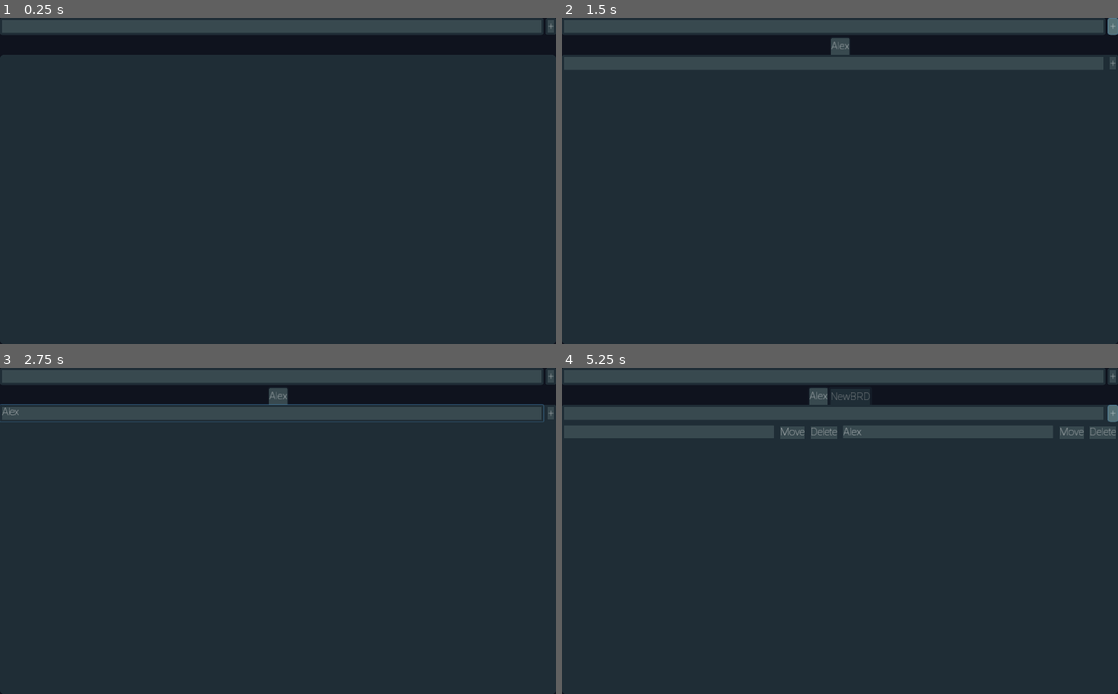
Above: before the commit, frames 1-4 (two rows, left to right).
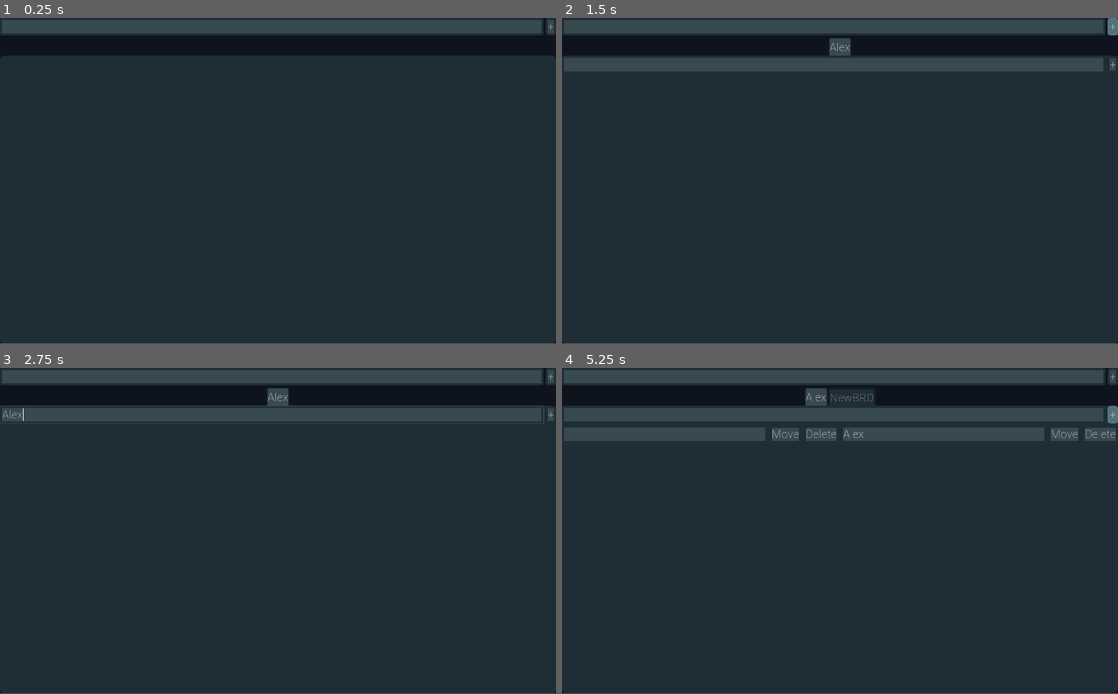
Above: after the commit, the same moments.

Repository: FunNoober/BRD-Sharp
Game: Godot game, scene res://assets/scenes/Main.tscn
Two runs of this game, one before a commit and one after it. Both use one fixed random seed, a clock stepped at 60 frames per second and the inputs below.
Inputs (mouse positions are in pixels of both pictures, inside the frame that each line leads up to):
- Up to frame 1 (0.25 s): no input
- Up to frame 2 (1.5 s): click (834, 27) at 0.52 s; type "Alex" at 0.6 s; click "+" at 1.25 s
- Up to frame 3 (2.75 s): click (272, 413) at 2.02 s; type "Alex" at 2.1 s
- Up to frame 4 (5.25 s): click "+" at 2.75 s; click "Move" at 3.5 s; click "+" at 4.25 s; click "+" at 5 s
In our replay, the window is 800x469 before the commit and 800x468 after it. These sizes can differ from the game's own. Grey fills any space a smaller window leaves; there, only what the larger window draws over its background counts as a difference.

The runs differ from the first frame. In frame 1, 0.2% of the frame differs, in the area x 0-100%, y 1-100%; in frame 2, 0.9%; in frame 3, 1.8%; in frame 4, 2.7%.

Commit message:
Update Readme and Added Scroll Rect to Done Column

Diff:
--- a/assets/prefabs/NewBRD.tscn
+++ b/assets/prefabs/NewBRD.tscn
@@ -17,21 +17,21 @@
 
 [node name="HBoxContainer" type="HBoxContainer" parent="VBoxContainer"]
 margin_right = 1024.0
-margin_bottom = 27.0
+margin_bottom = 32.0
 
 [node name="NewItemText" type="LineEdit" parent="VBoxContainer/HBoxContainer"]
-margin_right = 1003.0
-margin_bottom = 27.0
+margin_right = 1001.0
+margin_bottom = 32.0
 size_flags_horizontal = 3
 
 [node name="AddItemButton" type="Button" parent="VBoxContainer/HBoxContainer"]
-margin_left = 1007.0
+margin_left = 1005.0
 margin_right = 1024.0
-margin_bottom = 27.0
+margin_bottom = 32.0
 text = "+"
 
 [node name="Columns" type="HBoxContainer" parent="VBoxContainer"]
-margin_top = 31.0
+margin_top = 36.0
 margin_right = 1024.0
 margin_bottom = 600.0
 size_flags_horizontal = 3
@@ -39,21 +39,27 @@
 
 [node name="ToDoColumnScrollContainer" type="ScrollContainer" parent="VBoxContainer/Columns"]
 margin_right = 510.0
-margin_bottom = 569.0
+margin_bottom = 564.0
 size_flags_horizontal = 3
 size_flags_vertical = 3
 
 [node name="ToDoColumn" type="VBoxContainer" parent="VBoxContainer/Columns/ToDoColumnScrollContainer"]
 margin_right = 510.0
-margin_bottom = 569.0
+margin_bottom = 564.0
 rect_pivot_offset = Vector2( -454, 111 )
 size_flags_horizontal = 3
 size_flags_vertical = 3
 
-[node name="DoneColumn" type="VBoxContainer" parent="VBoxContainer/Columns"]
+[node name="DoneColumnScrollContainer" type="ScrollContainer" parent="VBoxContainer/Columns"]
 margin_left = 514.0
 margin_right = 1024.0
-margin_bottom = 569.0
+margin_bottom = 564.0
+size_flags_horizontal = 3
+size_flags_vertical = 3
+
+[node name="DoneColumn" type="VBoxContainer" parent="VBoxContainer/Columns/DoneColumnScrollContainer"]
+margin_right = 510.0
+margin_bottom = 564.0
 rect_pivot_offset = Vector2( -454, 111 )
 size_flags_horizontal = 3
 size_flags_vertical = 3
--- a/assets/prefabs/NewItem.tscn
+++ b/assets/prefabs/NewItem.tscn
@@ -11,27 +11,29 @@
 script = ExtResource( 1 )
 
 [node name="Contents" type="Label" parent="."]
-margin_right = 845.0
-margin_bottom = 27.0
+margin_right = 796.0
+margin_bottom = 32.0
 size_flags_horizontal = 3
 size_flags_vertical = 6
+valign = 1
+clip_text = true
 
 [node name="MoveButton" type="Button" parent="."]
-margin_left = 849.0
-margin_right = 893.0
-margin_bottom = 27.0
+margin_left = 800.0
+margin_right = 859.0
+margin_bottom = 32.0
 text = "Move"
 
 [node name="OpenButton" type="Button" parent="."]
-margin_left = 897.0
-margin_right = 973.0
-margin_bottom = 27.0
+margin_left = 863.0
+margin_right = 955.0
+margin_bottom = 32.0
 text = "Open Link"
 
 [node name="DeleteButton" type="Button" parent="."]
-margin_left = 977.0
+margin_left = 959.0
 margin_right = 1024.0
-margin_bottom = 27.0
+margin_bottom = 32.0
 text = "Delete"
 
 [connection signal="pressed" from="MoveButton" to="." method="_on_MoveButton_pressed"]
--- a/project.godot
+++ b/project.godot
@@ -17,7 +17,7 @@
 
 [display]
 
-window/stretch/mode="2d"
+window/stretch/aspect="expand"
 
 [input]
 
--- a/scripts/NewBRD.gd
+++ b/scripts/NewBRD.gd
@@ -13,6 +13,7 @@
 
 onready var new_item = load("res://assets/prefabs/NewItem.tscn")
 onready var todo_column = get_node("VBoxContainer/Columns/ToDoColumnScrollContainer/ToDoColumn")
+onready var done_column = get_node("VBoxContainer/Columns/DoneColumnScrollContainer/DoneColumn")
 var cur_index : int = 0
 
 func _ready() -> void:
@@ -31,8 +32,8 @@
 
 		for i in range(todo_column.get_child_count()):
 			todo_column.get_child(i).queue_free()
-		for i in range($VBoxContainer/Columns/DoneColumn.get_child_count()):
-			$VBoxContainer/Columns/DoneColumn.get_child(i).queue_free()
+		for i in range(done_column.get_child_count()):
+			done_column.get_child(i).queue_free()
 
 		for i in range(len(items_name_array)):
 			var loc_i = create_new_item(items_name_array[i], false)
@@ -43,7 +44,7 @@
 				todo_column.add_child(loc_i)
 			else:
 				loc_i.is_done = true
-				$VBoxContainer/Columns/DoneColumn.add_child(loc_i)
+				done_column.add_child(loc_i)
 
 func create_new_item(contents, should_append):
 	var i = new_item.instance()
@@ -78,13 +79,13 @@
 	if status == true:
 		items_complete_array[id] = false
 		object.is_done = false
-		$VBoxContainer/Columns/DoneColumn.remove_child(object)
+		done_column.remove_child(object)
 		todo_column.add_child(object)
 	if status == false:
 		items_complete_array[id] = true
 		object.is_done = true
 		todo_column.remove_child(object)
-		$VBoxContainer/Columns/DoneColumn.add_child(object)
+		done_column.add_child(object)
 	save()
 	pass
 
Not shown, changed: export_presets.cfg
Not shown, changed: README.md
